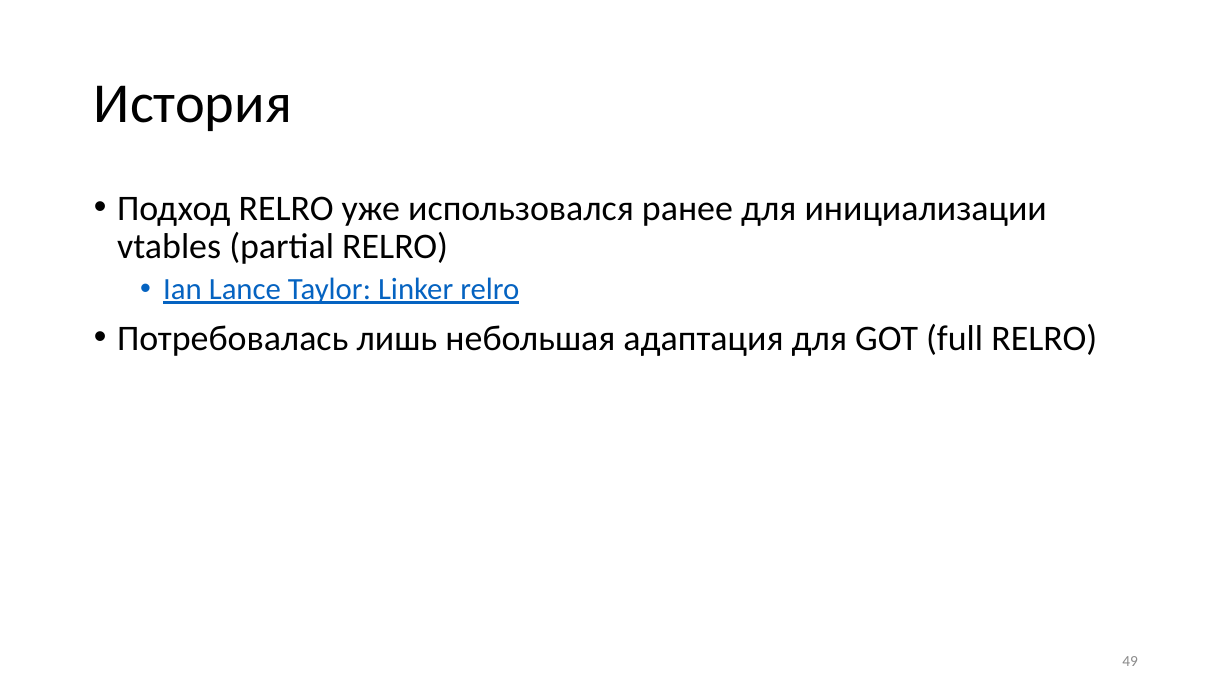
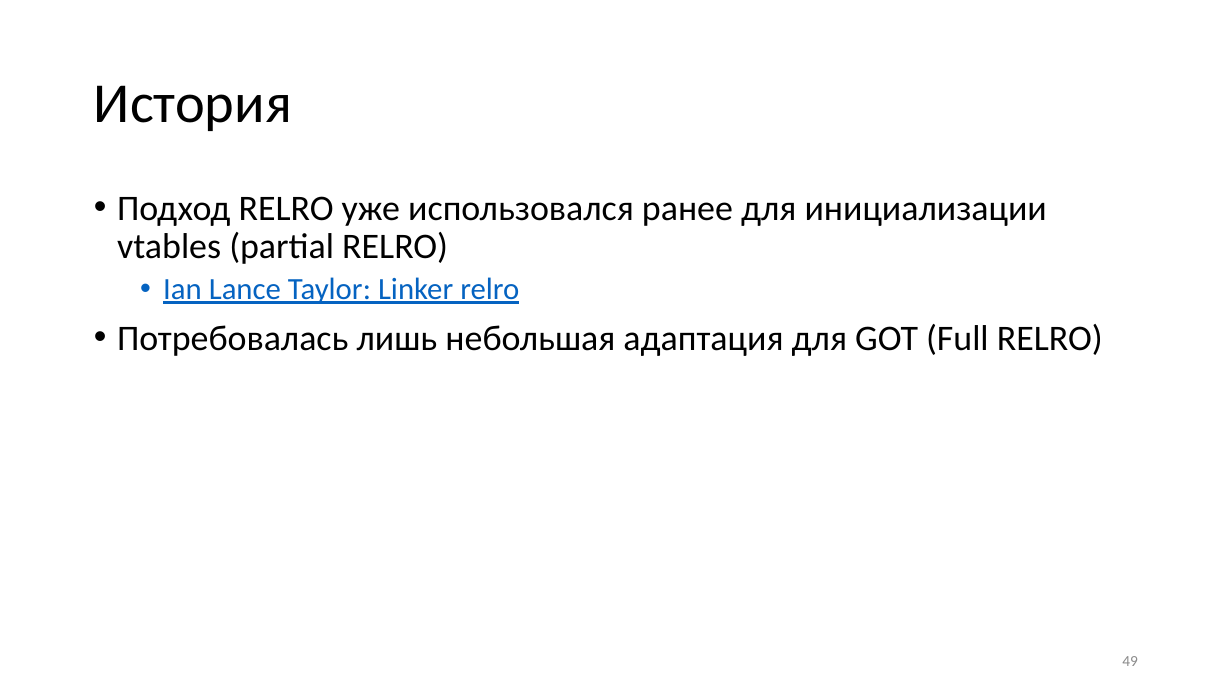
Before and after one commit to yugr/slides, a slide deck: slide 49 of CppZeroCost/2025/RU.pptx. Drawn at 1232x693 pixels with LibreOffice and Linux fonts; fonts in the diff are those of the drawing. Boxes give left, top, right and bottom in pixels: in the first picture for what was removed or moved away, otherwise in the second. Text is boxed around its words. In the diff, an @@ line names an element or a change of style, - is before the commit and + after.

```diff
--- a/CppZeroCost/2025/RU.pptx
+++ b/CppZeroCost/2025/RU.pptx
@@ text at bbox=[117, 324, 1103, 356]: text changed @@
-• Потребовалась лишь небольшая адаптация для GOT (full RELRO)
+• Потребовалась лишь небольшая адаптация для GOT (Full RELRO)
```
Also in this commit, not shown: 3 other slides changed, 1 other file.
